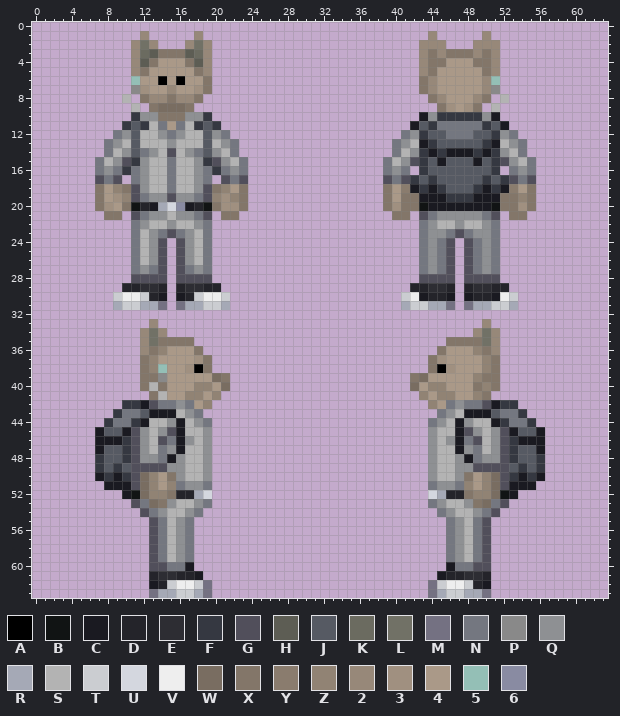
Two states of a pixel-art sprite, code/modules/unit_tests/screenshots/screenshot_humanoids__datum_species_tajaran.png. The picture above is the old version.
The file is 64x64 pixels. Colours within 5 levels of each other are drawn and written as one.
Palette (. is transparent): A #000000  B #111414  C #1a1a21  D #24242a  E #2d2d33  F #353841  G #514f5b  H #5d5d54  J #565a63  K #6b6b60  L #717166  M #747182  N #747780  P #898989  Q #8e9093  R #a5a9b6  S #b3b3b3  T #cbcdd1  U #d4d7df  V #eeeeee  W #796d61  X #837669  Y #8a7c6e  Z #918374  2 #978879  3 #a09080  4 #aa9988  5 #94bfb6  6 #898ba2
Pixels before (only the part around the change), first column x 0:
 0 ................................................................
 1 ............2.....2.........................2.....2.............
 2 ...........2L2...2L2.......................222...222............
 3 ...........2KHXXXHK2.......................2X2XXX2X2............
 4 ...........2HX444XH2.......................2XX444XX2............
 5 ...........2X44444X2.......................2X44444X2............
 6 ...........544A4A44X.......................X24444425............
 7 ...........P3442443X.......................X2444442P............
 8 ..........S.X22X22X.........................X24442X.S...........
 9 ...........S.XWWWX...........................X343X.S............
10 ...........FQQXXXQQF.......................CQFFFFFQC............
11 ..........FJFSN4NSFJF.....................CJFNNNNNFJC...........
12 .........NQJSSQNQSSJQN...................NQFJJNNNJJFQN..........
13 ........NQSJSSSQSSSJSQN.................NQSCFJJJJJFCSQN.........
14 ........NSQJNQSGSQNJQSN.................NSQFCFCCCFCFQSN.........
15 .......NSQGFQSSNSSQFGQSN...............NSQGFJCJJJCJFGQSN........
16 .......NQNFNQSSNSSQNFNQN...............NQN.FJJJJJJJF.NQN........
17 .......GNG.NQSSNSSQN.GNG...............GNGFJFJJJJJFJFGNG........
18 .......X4ZXGQSSNSSQGXZ4X...............X4YCFCFJJJFCFCY4X........
19 .......X43ZGNQQGQQNGZ3ZX...............X4XXCCCFFFCCCXXZX........
20 .......X34XBDCRU6CDBX33X...............X3XXBCCCCCCCBXX3X........
21 ........XX.GNQQSQQNG.XX.................XX.GNQQQQQNG.XX.........
22 ...........NQSSQSSQN.......................NQSSQSSQN............
23 ...........NSQNGNQSN.......................NQQNGNQQN............
24 ...........NSQG.GQSN.......................NQNG.GNQN............
25 ...........NSQG.GQSN.......................NQNG.GNQN............
26 ...........NSQG.GQSN.......................NQNG.GNQN............
27 ...........NQNG.GNQN.......................NQNG.GNQN............
28 ...........GGGG.GGGG.......................GGGG.GGGG............
29 ..........DDEED.DEEDD.....................DDEED.DEEDD...........
30 .........TVVTDC.CDTVVT...................TVCDDC.CDDCVT..........
31 .........RTTRRM.MRRTTR...................RTTRRM.MRRTTR..........
32 ................................................................
33 .............2....................................2.............
34 ............2L2..................................2L2............
35 ............2LXXXX............................XXXXL2............
36 ............2XZ444X..........................X444ZX2............
37 ............XZ44443X........................X34444ZX............
38 ............XZ5443AX........................XA3444ZX............
39 ............XXP44444WX....................XW44444ZXX............
40 ............XSX444ZZ4W....................W4ZZ444XZX............
41 .............XS44ZZ4Z......................Z4ZZ44ZX.............
42 ..........FFCGNNQN4Z........................Z4NQNNGCFF..........
43 .........FNNJCCCSQN..........................NQSCCCJNNF.........
44 ........FNNFCSSQCSQN........................NQSCQSSCFNNF........
45 .......CJJCGQSQGCSSQ........................QSSCGQSQGCJJC.......
46 .......CCCFGQSGNCQSQ........................QSQCNGSQGFCCC.......
47 .......CJJFGQSNQCSSQ........................QSSCQNSQGFJJC.......
48 .......FJJFGQQNCQSSQ........................QSSQCNQQGFJJF.......
49 .......FJFJGGGGQQSSQ........................QSSQQGGGGJFJF.......
50 .......CFCFGWZ4XQSSQ........................QSSQX4ZWGFCFC.......
51 ........CCCGWZ4ZNQQN........................NQQNZ4ZWGCCC........
52 ..........CBWZZXDDRU........................URDDXZZWBC..........
53 ...........GNWXQSSQN........................NQSSQXWNG...........
54 ............GNQSSQN..........................NQSSQNG............
55 .............GNSQN............................NQSNG.............
56 .............GNSQN............................NQSNG.............
57 .............GNSQN............................NQSNG.............
58 .............GNSQN............................NQSNG.............
59 .............GNSQN............................NQSNG.............
60 .............GGNNC............................CNNGG.............
61 .............DEEDDC..........................CDDEED.............
62 .............CDTVVTM........................MTVVTDC.............
Now the later version:
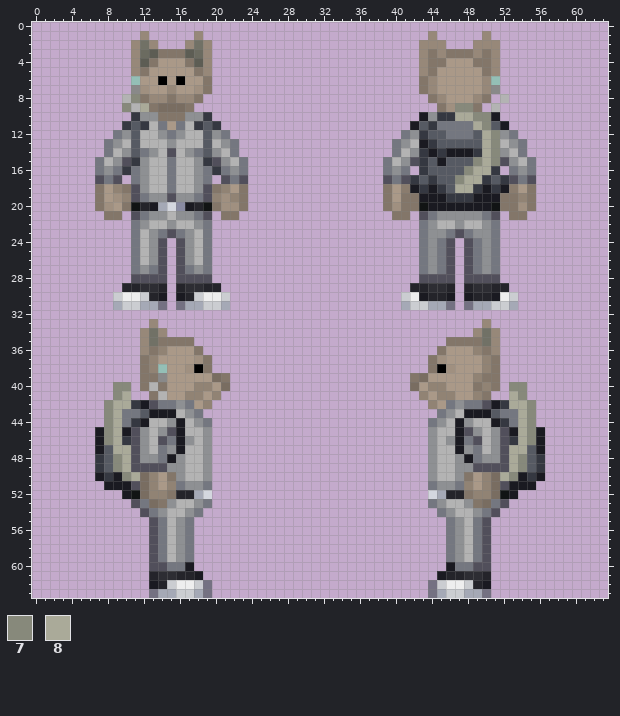
Colours new in this view: 7 #87897b  8 #aaaa99
Change:
There is now colour 7 in row 8 at x 11; in row 9 at x 10; in row 40 at x 9 to 10 and 53 to 54; in row 41 at x 9 and 54; in rows 42 to 43 at x 8 and 55.
The edit turns colour 3 into colour 7 in row 9 at x 48.
The edit turns colour 4 into colour 7 in row 9 at x 47.
The edit turns colour C into colour 7 in row 13 at x 51; in row 15 at x 49; in row 46 at x 8 and 55.
The edit turns colour F into colour 7 in row 10 at x 49; in row 11 at x 50; in row 12 at x 51; in rows 14 to 15 at x 51; in row 44 at x 8 and 55; in row 49 at x 9 and 54.
The edit turns colour F into colour 7 in row 50 at x 10 and 53.
The edit turns colour J into colour 7 in row 16 at x 48; in row 17 at x 47; in row 45 at x 8 and 55; in row 48 at x 9 and 54.
The edit turns colour Q into colour 7 in row 10 at x 50.
There is now colour 8 in row 9 at x 12; in row 41 at x 10 and 53; in row 42 at x 9 and 54.
The edit turns colour C into colour 8 in row 14 at x 50; in row 46 at x 9 and 54.
The edit turns colour F into colour 8 in row 10 at x 47 to 48; in row 13 at x 50; in row 42 at x 10 and 53; in row 43 at x 9 and 54; in rows 47 to 48 at x 10 and 53.
The edit turns colour G into colour 8 in row 50 at x 11 and 52.
The edit turns colour J into colour 8 in row 12 at x 50; in row 15 at x 50; in row 16 at x 49 to 50; in row 17 at x 48 to 49; in row 18 at x 47 to 48; in row 45 at x 9 and 54.
The edit turns colour J into colour 8 in row 47 at x 9 and 54; in row 49 at x 10 and 53.
The edit turns colour N into colour 8 in row 11 at x 49; in row 44 at x 9 and 54.
